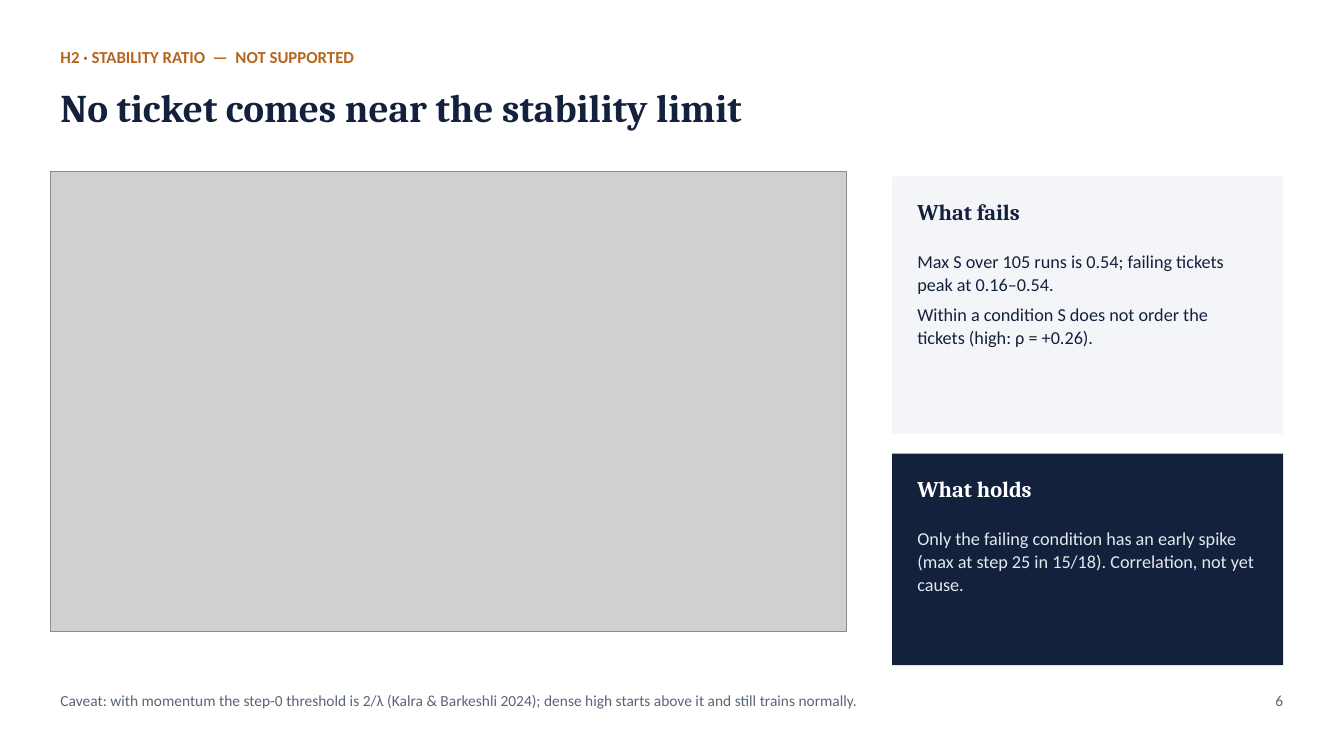
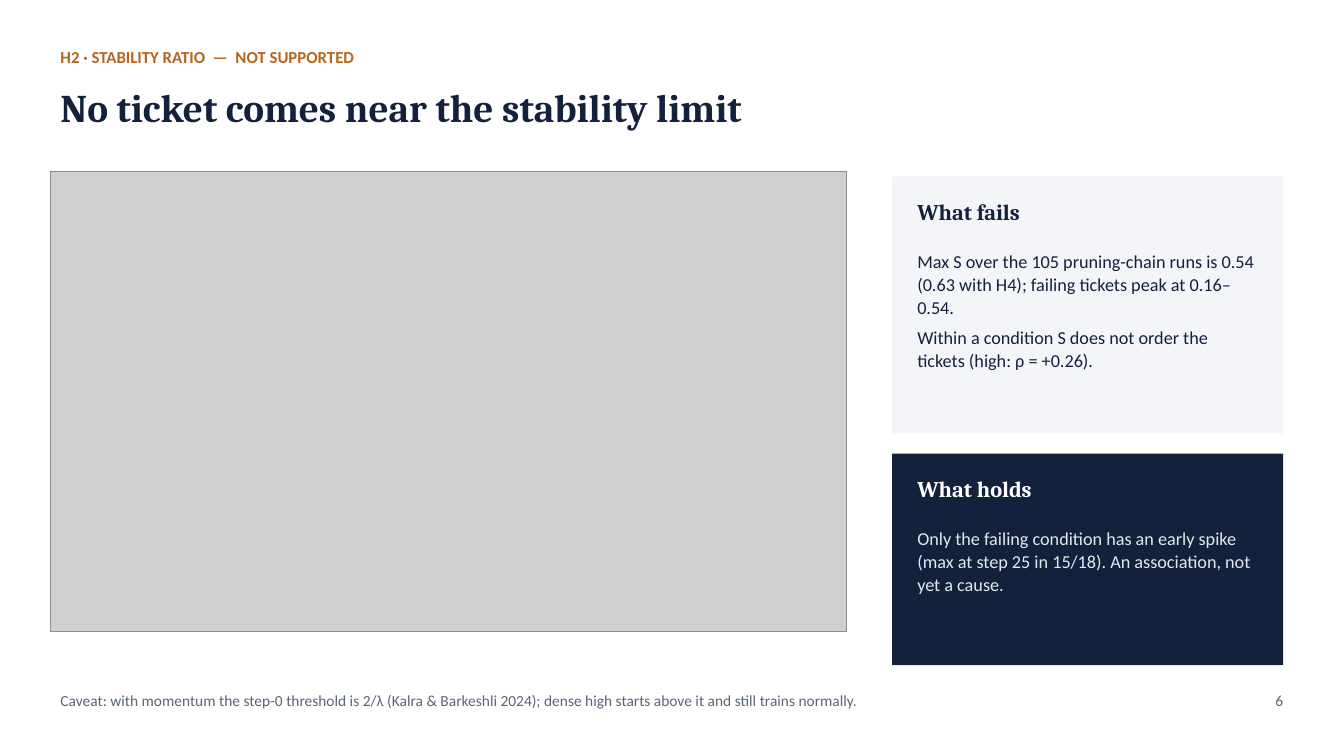
Before and after one commit to kneat2448/LTH-ML-final, a slide deck: slide 6 of report/LTH_Warmup_Final.pptx. Drawn at 1344x756 pixels with LibreOffice and Linux fonts; fonts in the diff are those of the drawing; grey boxes stand for pictures. Boxes give left, top, right and bottom in pixels: in the first picture for what was removed or moved away, otherwise in the second. Text is boxed around its words. In the diff, an @@ line names an element or a change of style, - is before the commit and + after.

```diff
--- a/report/LTH_Warmup_Final.pptx
+++ b/report/LTH_Warmup_Final.pptx
@@ text at <box>917,255,1254,314</box>: text changed @@
-Max S over 105 runs is 0.54; failing tickets peak at 0.16–0.54.
+Max S over the 105 pruning-chain runs is 0.54 (0.63 with H4); failing tickets peak at 0.16–0.54.
@@ text at <box>917,532,1250,594</box>: text changed @@
-Only the failing condition has an early spike (max at step 25 in 15/18). Correlation, not yet cause.
+Only the failing condition has an early spike (max at step 25 in 15/18). An association, not yet a cause.
```
Also in this commit, not shown: 4 other slides changed, 7 other files.
